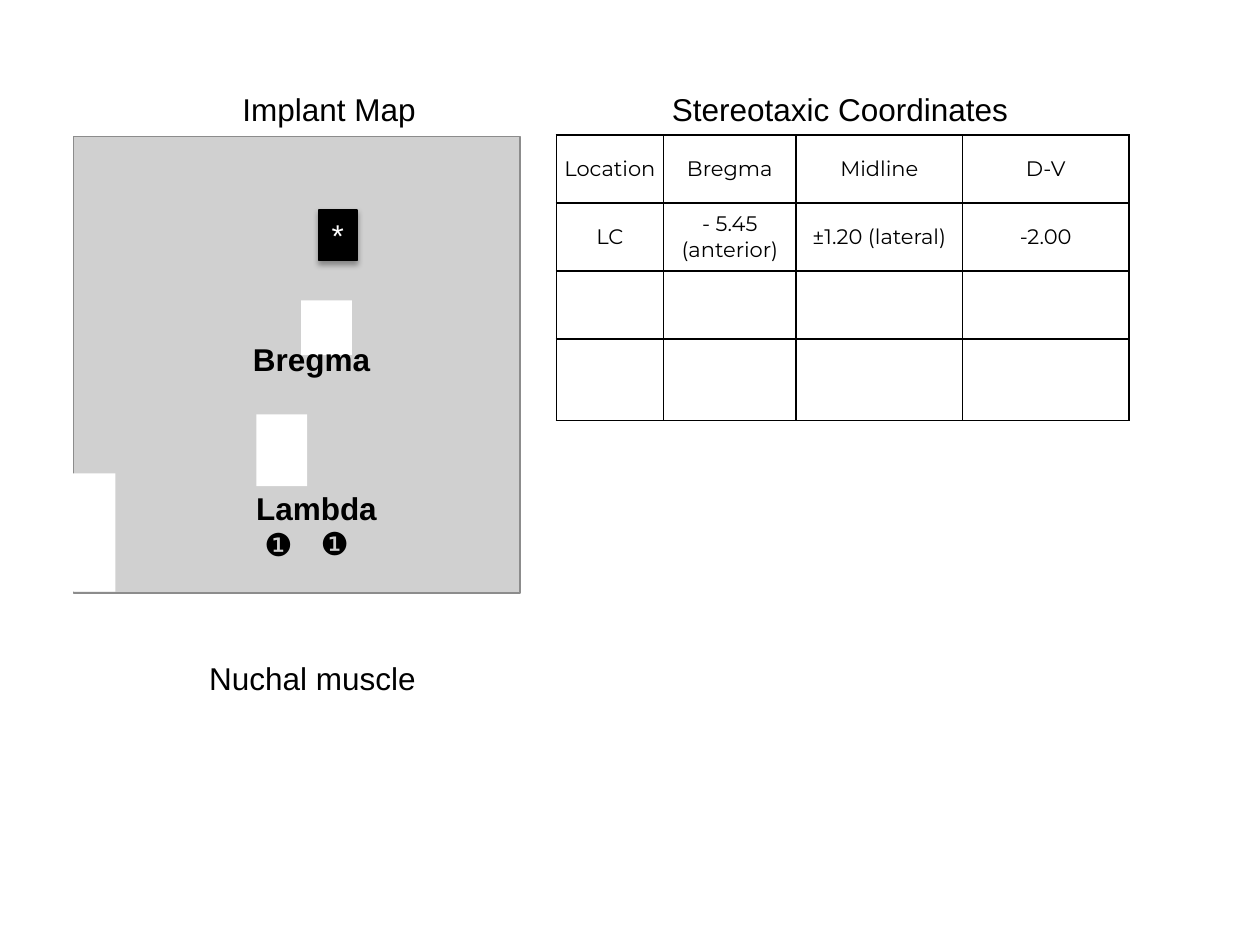
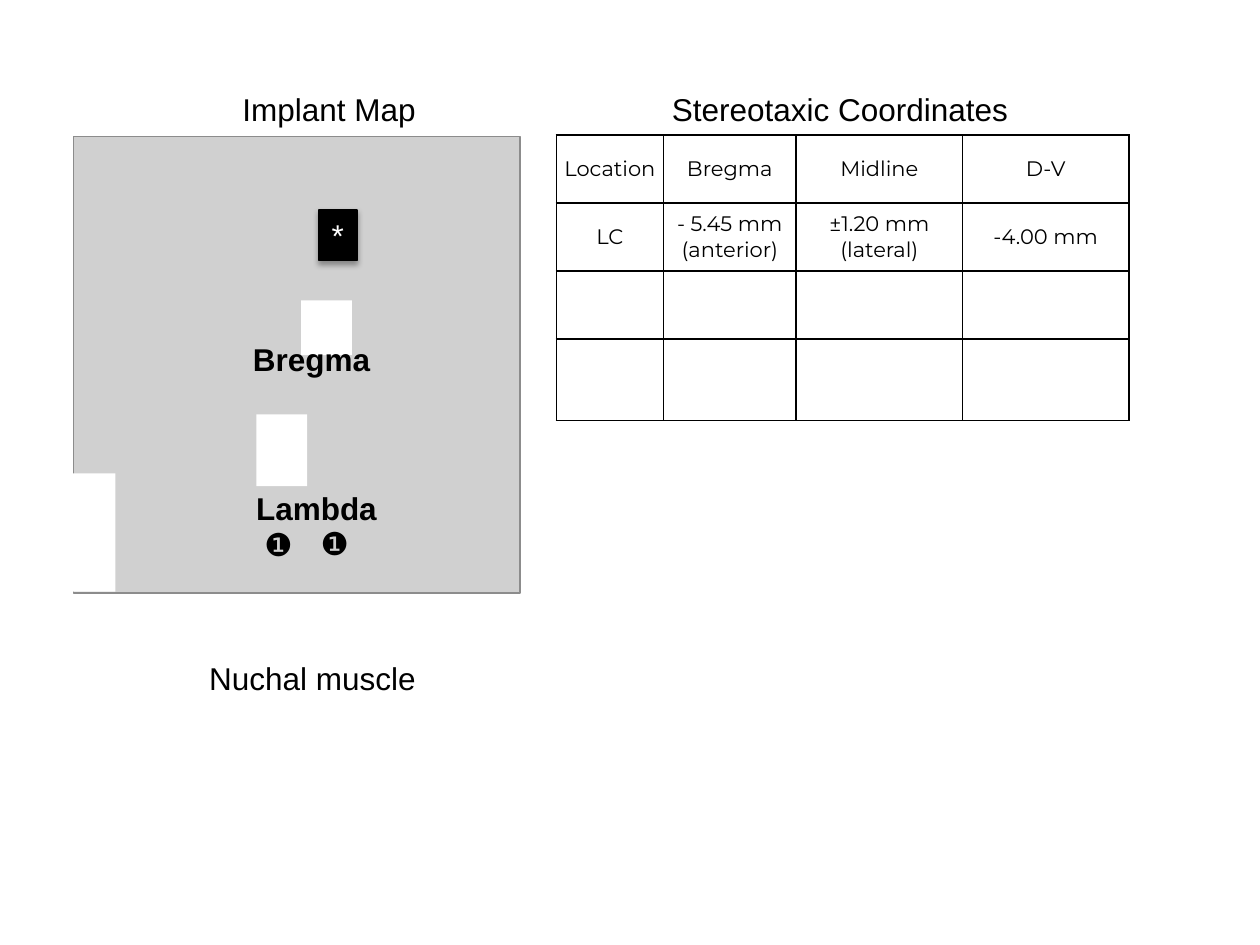
Before and after one commit to korkam/KamLab, a slide deck: slide 1 of _Experiments/_Surgery/_templates/LC-injection.pptx. Drawn at 1260x945 pixels with LibreOffice and Linux fonts; fonts in the diff are those of the drawing; grey boxes stand for pictures. Boxes give left, top, right and bottom in pixels: in the first picture for what was removed or moved away, otherwise in the second. Text is boxed around its words. In the diff, an @@ line names an element or a change of style, - is before the commit and + after.

```diff
--- a/_Experiments/_Surgery/_templates/LC-injection.pptx
+++ b/_Experiments/_Surgery/_templates/LC-injection.pptx
@@ table at (x1=557, y1=135, x2=1129, y2=421) @@
-row 2: LC | - 5.45 (anterior) | ±1.20 (lateral) | -2.00
+row 2: LC | - 5.45 mm (anterior) | ±1.20 mm (lateral) | -4.00 mm
```
Also in this commit, not shown: 1 other file.
